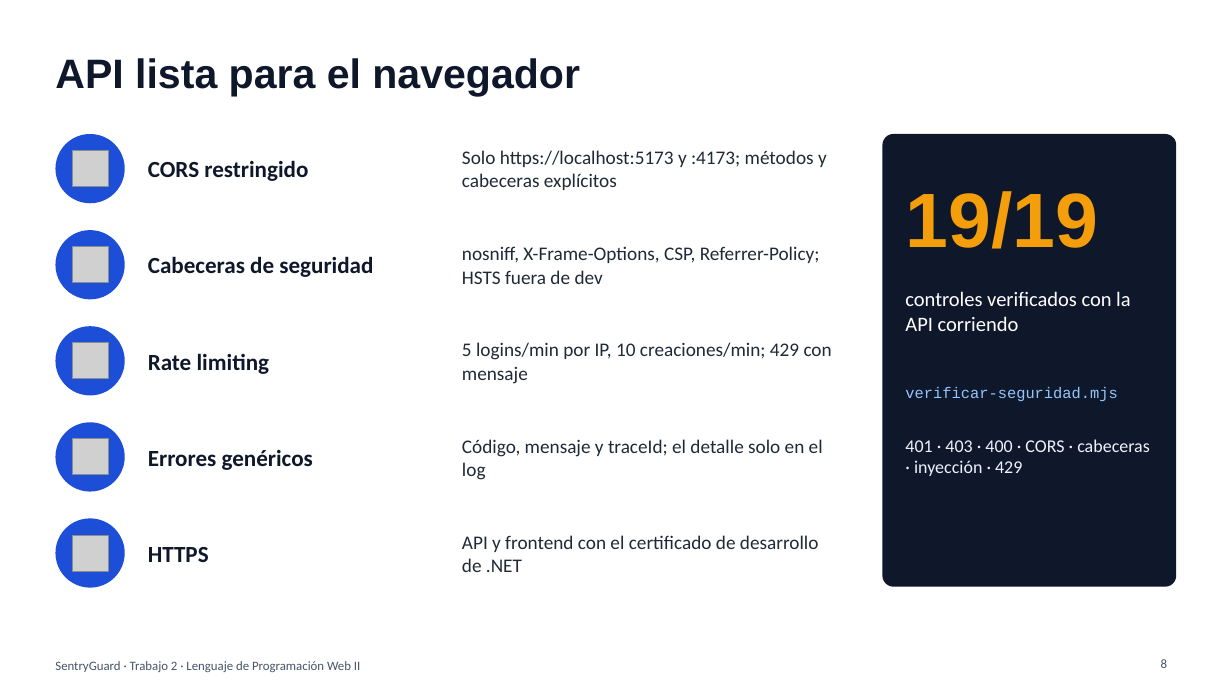
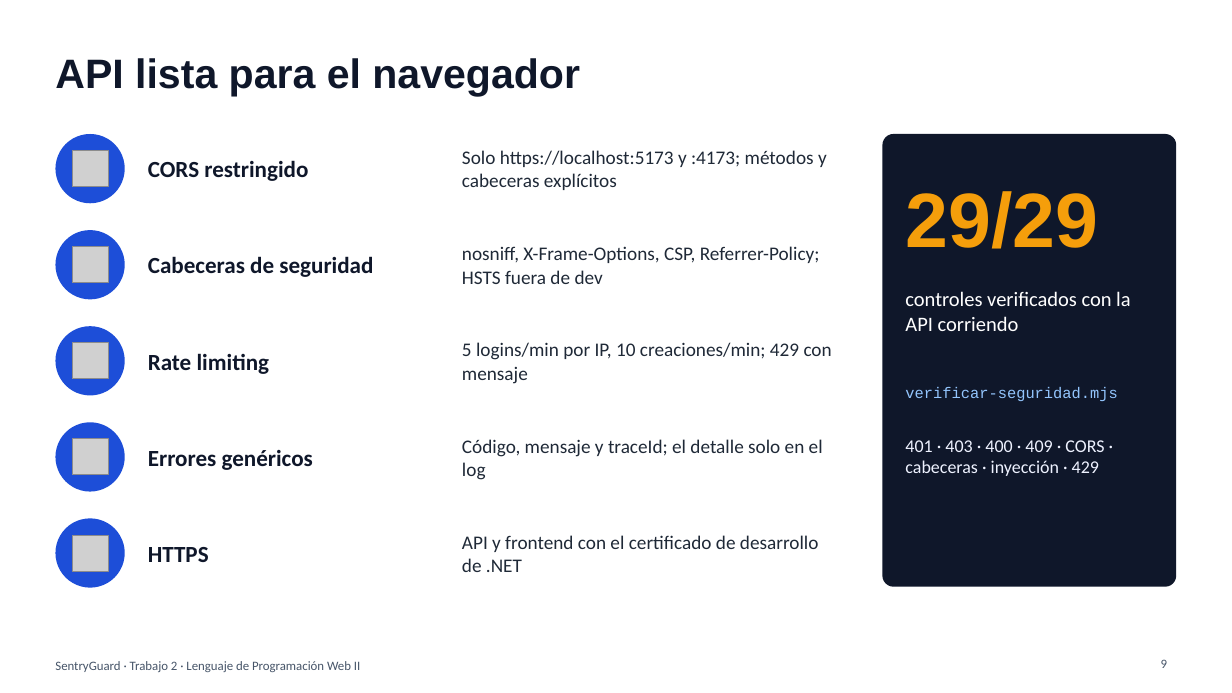
Before and after one commit to bastiovalleipvg/SentryGuard, a slide deck: slide 9 of docs/Presentacion_Trabajo2.pptx (slide 8 before the commit). Drawn at 1232x693 pixels with LibreOffice and Linux fonts; fonts in the diff are those of the drawing; grey boxes stand for pictures. Boxes give left, top, right and bottom in pixels: in the first picture for what was removed or moved away, otherwise in the second. Text is boxed around its words. In the diff, an @@ line names an element or a change of style, - is before the commit and + after.

```diff
--- a/docs/Presentacion_Trabajo2.pptx
+++ b/docs/Presentacion_Trabajo2.pptx
@@ text at box(905, 191, 1098, 249): text changed @@
-19/19
+29/29
@@ text at box(905, 440, 1104, 476): text changed @@
-401 · 403 · 400 · CORS · cabeceras · inyección · 429
+401 · 403 · 400 · 409 · CORS · cabeceras · inyección · 429
@@ page number at box(1161, 659, 1167, 668): text changed @@
-8
+9
```
Also in this commit, not shown: 7 other slides changed, 1 slide added, 44 other files.
